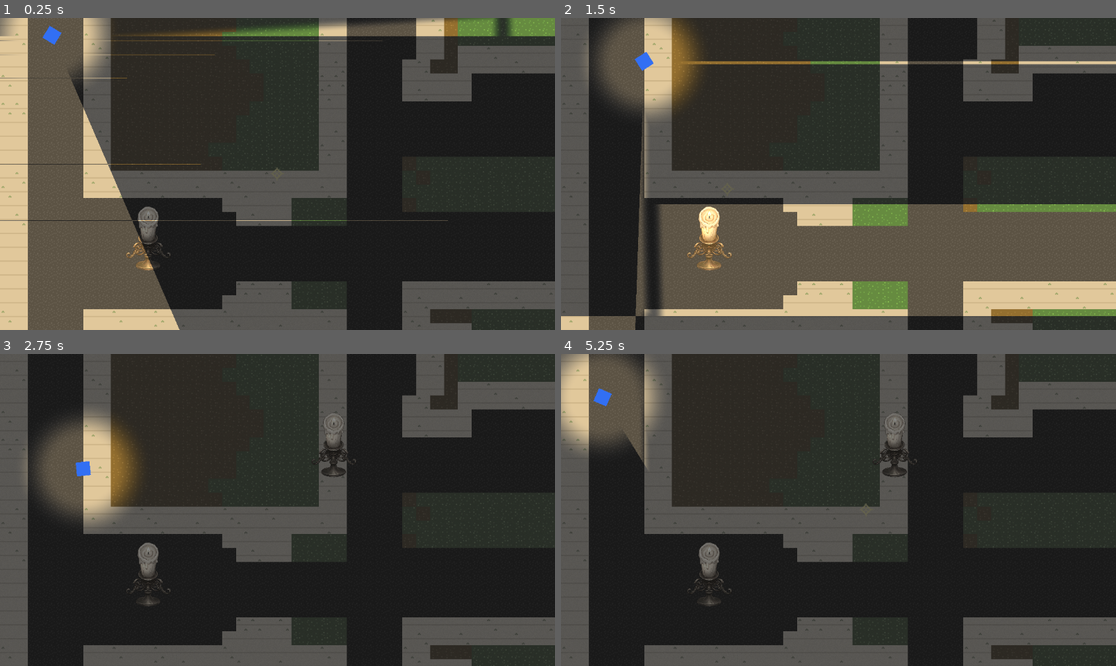
Above: before the commit, frames 1-4 (two rows, left to right).
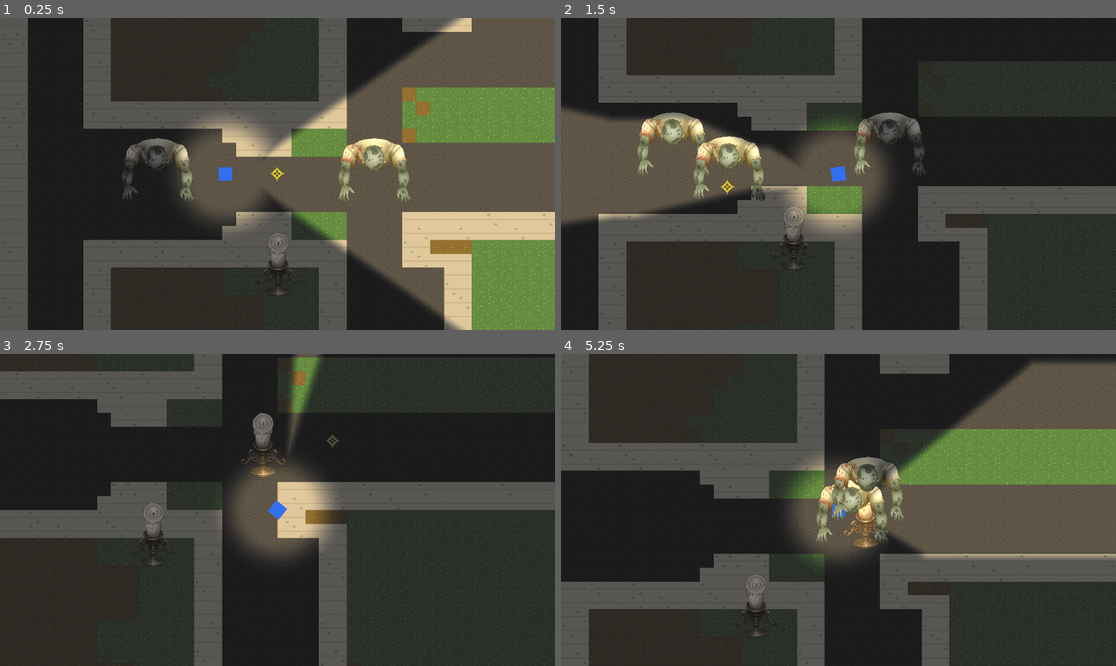
Above: after the commit, the same moments.

Repository: ClaudersonXavier/faculandia
Game: Godot game, scene res://scenes/cena_principal.tscn
The game is run twice, just before and just after one commit, with the same random seed, the same clock (stepped at 60 frames per second) and the same inputs.
Inputs (mouse positions are in pixels of both pictures, inside the frame that each line leads up to):
- Up to frame 1 (0.25 s): no input
- Up to frame 2 (1.5 s): tap Enter at 0.5 s; move the mouse to (960, 158) at 0.52 s; hold Right (ui_right) 0.53-1.28 s; click (960, 158) at 0.6 s; move the mouse to (727, 189) at 1.27 s; hold Down (ui_down) from 1.28 s (still down); tap Z at 1.35 s
- Up to frame 3 (2.75 s): move the mouse to (333, 441) at 2.02 s; release Down (ui_down) at 2.03 s; hold Right (ui_right) from 2.03 s (still down); tap L at 2.1 s
- Up to frame 4 (5.25 s): move the mouse to (810, 572) at 2.77 s; release Right (ui_right) at 2.78 s; hold Up (ui_up) 2.78-3.53 s; tap Delete at 2.85 s; move the mouse to (1005, 556) at 3.52 s; hold Left (ui_left) 3.53-5.03 s; tap Backspace at 3.6 s; tap Space at 4.25 s; move the mouse to (672, 463) at 4.27 s; click (672, 463) at 4.35 s; tap Enter at 5 s; move the mouse to (866, 510) at 5.02 s; hold Down (ui_down) from 5.03 s (still down); tap Z at 5.1 s

The runs differ from the first frame. In frame 1, 71% of the frame differs, in the area x 0-100%, y 0-100%; in frame 2, 61%; in frame 3, 42%; in frame 4, 58%.

Commit message:
fix: corrige artefatos da mascara de visao

Diff:
--- a/scenes/cena_principal.tscn
+++ b/scenes/cena_principal.tscn
@@ -37,7 +37,7 @@
 tile_set = ExtResource("1_qivkf")
 
 [node name="Player" type="CharacterBody2D" parent="Mundo" unique_id=904006901]
-position = Vector2(60, 20)
+position = Vector2(260, 260)
 collision_layer = 2
 script = ExtResource("1_52c58")
 
--- a/scripts/test_spawner.gd
+++ b/scripts/test_spawner.gd
@@ -5,8 +5,8 @@
 const TEST_ENTITY_SCRIPT: Script = preload("res://scripts/test_entity.gd")
 
 @export var world: Node2D
-@export var initial_zombies: Array[Vector2] = [Vector2(260, 130), Vector2(420, 330)]
-@export var initial_lights: Array[Vector2] = [Vector2(170, 250)]
+@export var initial_zombies: Array[Vector2] = [Vector2(430, 260), Vector2(180, 260)]
+@export var initial_lights: Array[Vector2] = [Vector2(320, 360)]
 @export var zombie_scale: float = 0.045
 @export var light_scale: float = 0.045
 @export var delete_radius: float = 80.0
--- a/shaders/visao_conica.gdshader
+++ b/shaders/visao_conica.gdshader
@@ -25,7 +25,11 @@
 		}
 		vec2 pi = vision_points[i];
 		vec2 pj = vision_points[j];
-		bool intersect = ((pi.y > point.y) != (pj.y > point.y)) && (point.x < (pj.x - pi.x) * (point.y - pi.y) / max(pj.y - pi.y, 0.0001) + pi.x);
+		float dy = pj.y - pi.y;
+		if (abs(dy) < 0.0001) {
+			continue;
+		}
+		bool intersect = ((pi.y > point.y) != (pj.y > point.y)) && (point.x < (pj.x - pi.x) * (point.y - pi.y) / dy + pi.x);
 		if (intersect) {
 			inside = !inside;
 		}
@@ -47,6 +51,9 @@
 			break;
 		}
 		nearest = min(nearest, distance_to_segment(point, vision_points[i - 1], vision_points[i]));
+	}
+	if (vision_point_count > 2) {
+		nearest = min(nearest, distance_to_segment(point, vision_points[vision_point_count - 1], vision_points[0]));
 	}
 	return smoothstep(0.0, fade_edge, nearest);
 }
--- a/tests/player_vision_test.gd
+++ b/tests/player_vision_test.gd
@@ -15,6 +15,7 @@
 	await _test_ameaca_atras_fora_da_percepcao_periferica_fica_invisivel()
 	await _test_ameaca_atras_dentro_da_percepcao_periferica_fica_visivel()
 	await _test_bloqueador_de_visao_oculta_ameaca()
+	await _test_jogador_inicia_com_percepcao_periferica_sem_corte()
 
 	if failures > 0:
 		printerr("%d teste(s) falharam" % failures)
@@ -77,6 +78,24 @@
 	fixture.root.queue_free()
 
 
+func _test_jogador_inicia_com_percepcao_periferica_sem_corte() -> void:
+	var packed_scene := load("res://scenes/cena_principal.tscn") as PackedScene
+	var scene := packed_scene.instantiate()
+	get_root().add_child(scene)
+	await process_frame
+
+	var player := scene.get_node("Mundo/Player") as CharacterBody2D
+	var vision := player.get_node("PlayerVision")
+	var required_margin: float = vision.inner_light_radius
+
+	_assert_true(
+		player.global_position.x >= required_margin and player.global_position.y >= required_margin,
+		"Jogador inicia com Percepcao Periferica sem corte no canto da cena"
+	)
+
+	scene.queue_free()
+
+
 func _create_fixture() -> Dictionary:
 	var scene_root := Node2D.new()
 	scene_root.name = "PlayerVisionFixture"
